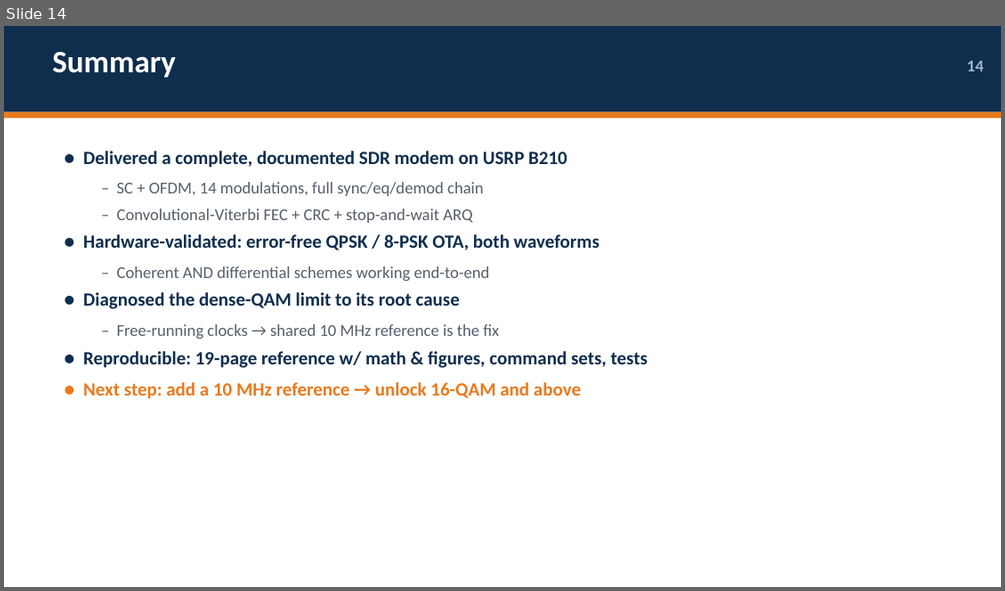
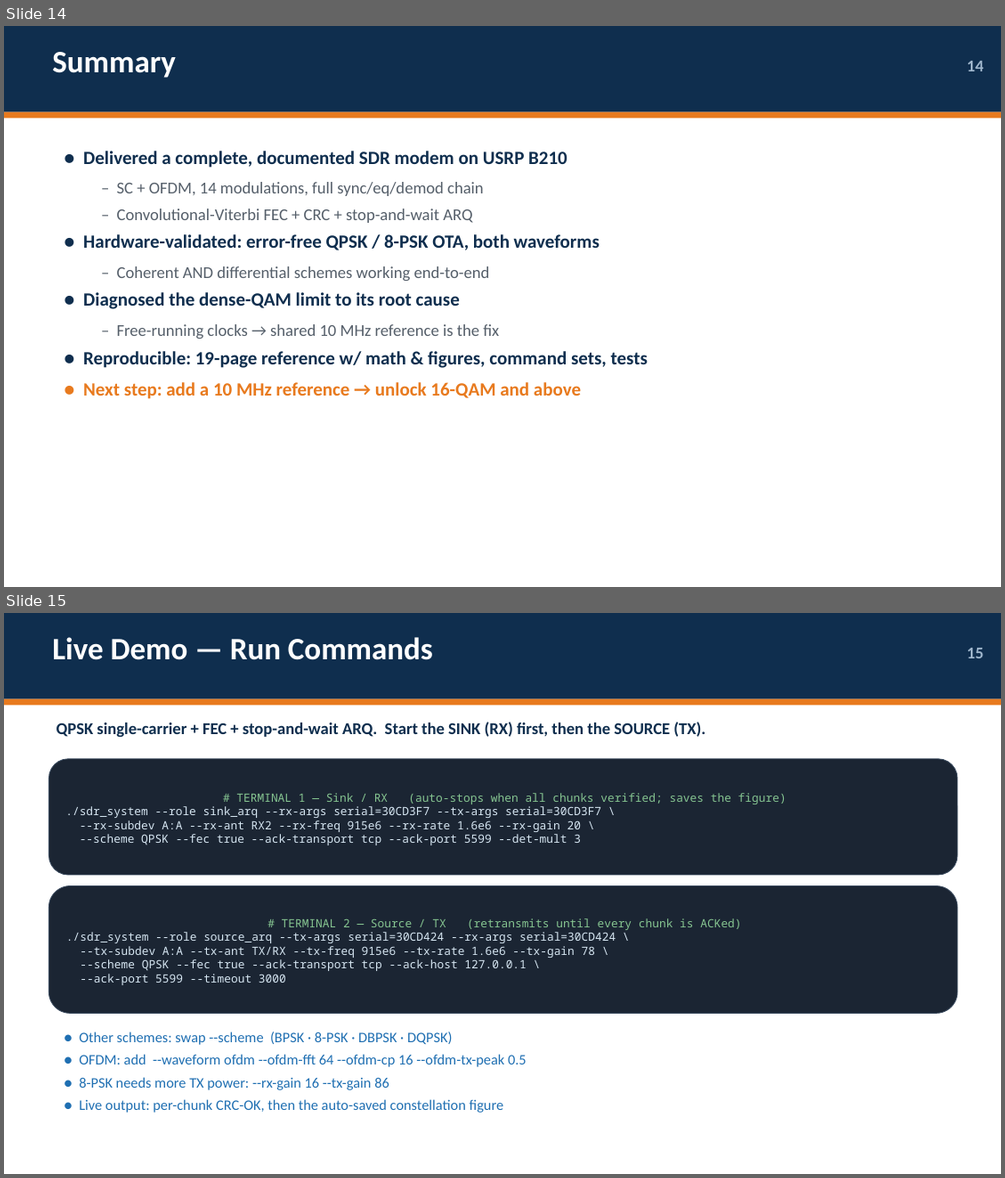
Before and after one commit to XYao2021/unionlabs, a slide deck: slides/SDR_System_Overview.pptx. Shown one above the other, each under a label of ours: slide 14 before the commit, slides 14 and 15 after it. The pictures are 1005x591 and 1005x1178 pixels, drawn with LibreOffice and Linux fonts; fonts in the diff are those of the drawing. Boxes give left, top, right and bottom in pixels: in the first picture for what was removed or moved away, otherwise in the second. Text is boxed around its words. In the diff, an @@ line names an element or a change of style, - is before the commit and + after.

```diff
--- a/slides/SDR_System_Overview.pptx
+++ b/slides/SDR_System_Overview.pptx
@@ slide 15 added at (4, 613, 1001, 1174), background #FFFFFF @@
@@ rectangle added at (4, 613, 1001, 699), fill #0F2E4E @@
@@ text added at (52, 637, 433, 660), 30 pt, text #FFFFFF, bold @@
+Live Demo — Run Commands
@@ text added at (967, 648, 984, 658), 16 pt, text #9FB6CC, bold @@
+15
@@ rectangle added at (4, 699, 1001, 705), fill #E87A1E @@
@@ text added at (57, 722, 705, 737), 16 pt, text #0F2E4E, bold @@
+QPSK single-carrier + FEC + stop-and-wait ARQ. Start the SINK (RX) first, then the SOURCE (TX).
@@ rounded rectangle added at (48, 759, 957, 875), fill #1B2533, outline #3A4A5E 0.75 pt, 11 pt, text #D6E6F2 @@
+# TERMINAL 1 — Sink / RX (auto-stops when all chunks verified; saves the figure)
+./sdr_system --role sink_arq --rx-args serial=30CD3F7 --tx-args serial=30CD3F7 \
+--rx-subdev A:A --rx-ant RX2 --rx-freq 915e6 --rx-rate 1.6e6 --rx-gain 20 \
+--scheme QPSK --fec true --ack-transport tcp --ack-port 5599 --det-mult 3
@@ rounded rectangle added at (48, 886, 957, 1013), fill #1B2533, outline #3A4A5E 0.75 pt, 11 pt, text #D6E6F2 @@
+# TERMINAL 2 — Source / TX (retransmits until every chunk is ACKed)
+./sdr_system --role source_arq --tx-args serial=30CD424 --rx-args serial=30CD424 \
+--tx-subdev A:A --tx-ant TX/RX --tx-freq 915e6 --tx-rate 1.6e6 --tx-gain 78 \
+--scheme QPSK --fec true --ack-transport tcp --ack-host 127.0.0.1 \
+--ack-port 5599 --timeout 3000
@@ text added at (79, 1031, 526, 1112), 14 pt, text #1F6FB2 @@
+● Other schemes: swap --scheme (BPSK · 8-PSK · DBPSK · DQPSK)
+● OFDM: add --waveform ofdm --ofdm-fft 64 --ofdm-cp 16 --ofdm-tx-peak 0.5
+● 8-PSK needs more TX power: --rx-gain 16 --tx-gain 86
+● Live output: per-chunk CRC-OK, then the auto-saved constellation figure
```
Also in this commit, not shown: 1 other slide added, 2 other files.
